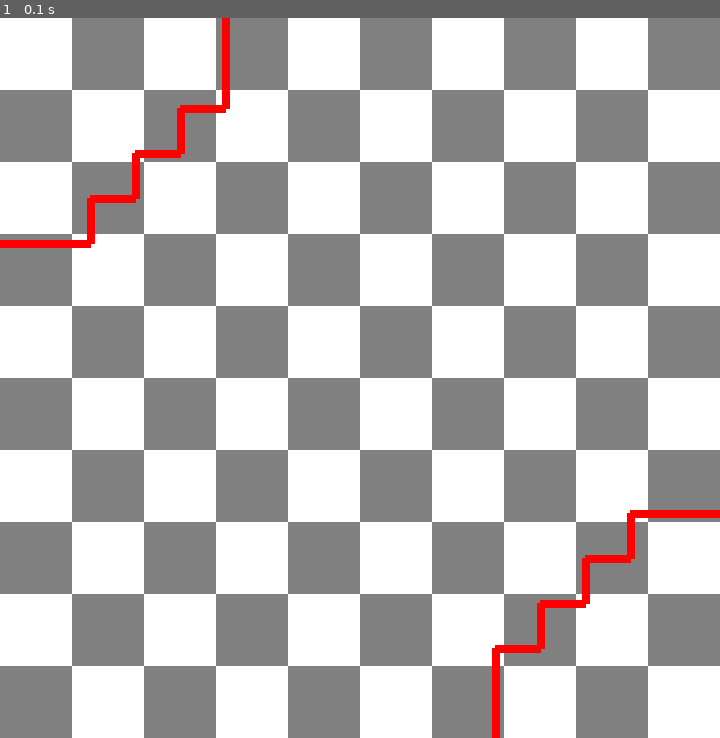
Above: before the commit, frame 1.
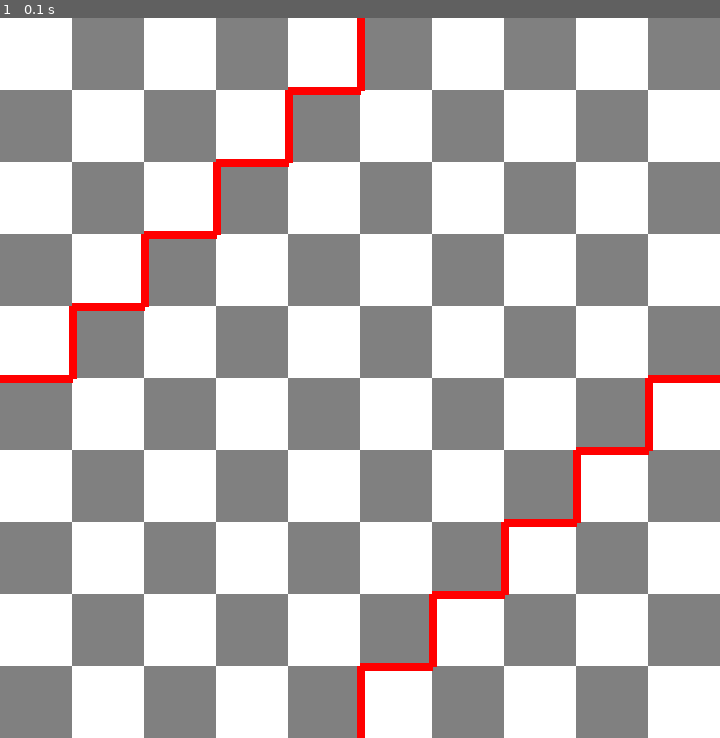
Above: after the commit, the same moment.

Repository: rehanadi30/Halmahahaha
Game: pygame game, started from main.py
Two runs of this game, one before a commit and one after it. Both use one fixed random seed, a clock stepped at 60 frames per second and the inputs below.
Inputs:
- Up to frame 1 (0.1 s): no input

The runs differ from the first frame. In frame 1, 3.5% of the frame differs, in the area x 0-100%, y 0-100%.

Commit message:
GUI Board 10x10
Astaga lelah

Diff:
--- a/board.py
+++ b/board.py
@@ -11,6 +11,8 @@
         for baris in range(SIZE):
             for kolom in range(baris%2, SIZE, 2):
                 pygame.draw.rect(win, WHITE, (baris*SQUARE_SIZE, kolom*SQUARE_SIZE, SQUARE_SIZE, SQUARE_SIZE))
+
+        #Buat border daerah goal
         if(SIZE==16):
             #Daerah BOT
             pygame.draw.line(win, RED, (0, 225), (90, 225), 8)
@@ -32,25 +34,31 @@
             pygame.draw.line(win, RED, (585, 540), (630, 540), 8)
             pygame.draw.line(win, RED, (630, 540), (630, 495), 8)
             pygame.draw.line(win, RED, (630, 495), (720, 495), 8)
+
         elif(SIZE==10):
             # Daerah BOT
-            pygame.draw.line(win, RED, (0, 225), (90, 225), 8)
-            pygame.draw.line(win, RED, (90, 225), (90, 180), 8)
-            pygame.draw.line(win, RED, (90, 180), (135, 180), 8)
-            pygame.draw.line(win, RED, (135, 180), (135, 135), 8)
-            pygame.draw.line(win, RED, (135, 135), (180, 135), 8)
-            pygame.draw.line(win, RED, (180, 135), (180, 90), 8)
-            pygame.draw.line(win, RED, (180, 90), (225, 90), 8)
-            pygame.draw.line(win, RED, (225, 90), (225, 0), 8)
+            pygame.draw.line(win, RED, (0, 360), (72, 360), 8)
+            pygame.draw.line(win, RED, (72, 360), (72, 288), 8)
+            pygame.draw.line(win, RED, (72, 288), (144, 288), 8)
+            pygame.draw.line(win, RED, (144, 288), (144, 216), 8)
+            pygame.draw.line(win, RED, (144, 216), (216, 216), 8)
+            pygame.draw.line(win, RED, (216, 216), (216, 144), 8)
+            pygame.draw.line(win, RED, (216, 144), (288, 144), 8)
+            pygame.draw.line(win, RED, (288, 144), (288, 72), 8)
+            pygame.draw.line(win, RED, (288, 72), (360, 72), 8)
+            pygame.draw.line(win, RED, (360, 72), (360, 0), 8)
 
             # Daerah User
-            pygame.draw.line(win, RED, (495, 720), (495, 630), 8)
-            pygame.draw.line(win, RED, (495, 630), (540, 630), 8)
-            pygame.draw.line(win, RED, (540, 630), (540, 585), 8)
-            pygame.draw.line(win, RED, (540, 585), (585, 585), 8)
-            pygame.draw.line(win, RED, (585, 585), (585, 540), 8)
-            pygame.draw.line(win, RED, (585, 540), (630, 540), 8)
-            pygame.draw.line(win, RED, (630, 540), (630, 495), 8)
-            pygame.draw.line(win, RED, (630, 495), (720, 495), 8)
+            pygame.draw.line(win, RED, (360, 720), (360, 648), 8)
+            pygame.draw.line(win, RED, (360, 648), (432, 648), 8)
+            pygame.draw.line(win, RED, (432, 648), (432, 576), 8)
+            pygame.draw.line(win, RED, (432, 576), (504, 576), 8)
+            pygame.draw.line(win, RED, (504, 576), (504, 504), 8)
+            pygame.draw.line(win, RED, (504, 504), (576, 504), 8)
+            pygame.draw.line(win, RED, (576, 504), (576, 432), 8)
+            pygame.draw.line(win, RED, (576, 432), (648, 432), 8)
+            pygame.draw.line(win, RED, (648, 432), (648, 360), 8)
+            pygame.draw.line(win, RED, (648, 360), (720, 360), 8)
+
         elif(SIZE==8):
             pass
